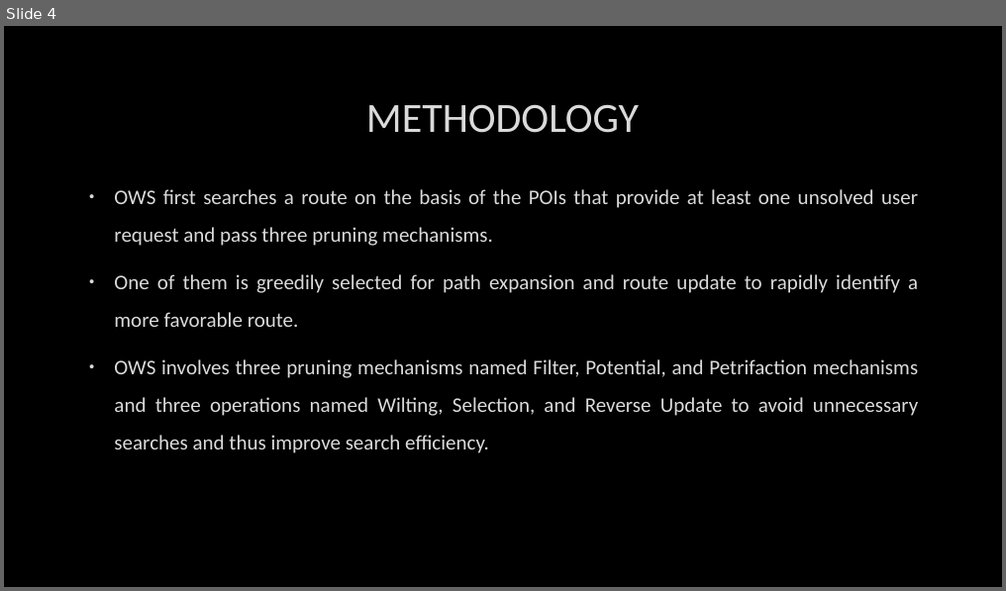
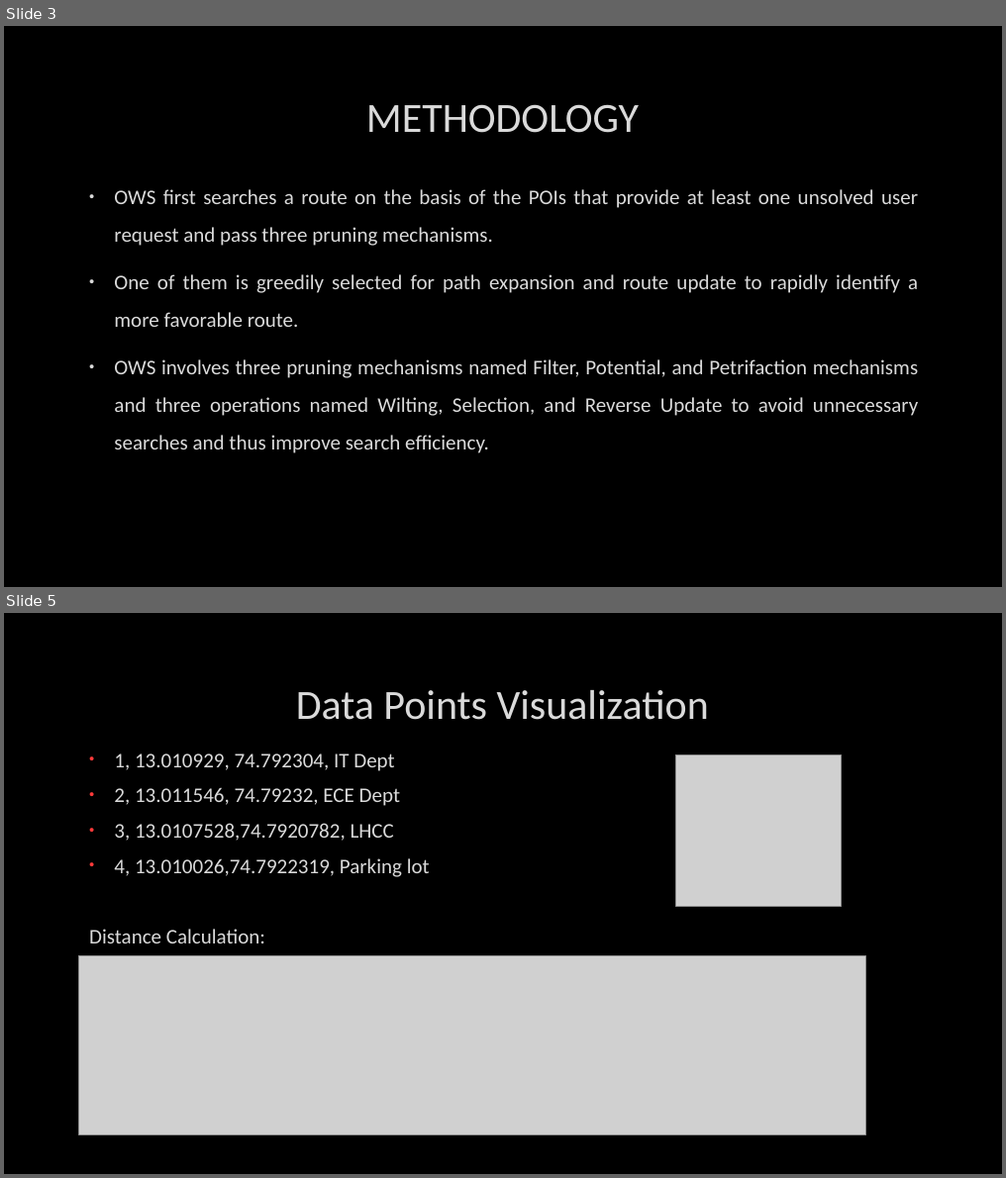
Before and after one commit to saketh-r0ck/Lab-Repository, a slide deck: Project/Algo/Advance algo project proposal.pptx. Shown one above the other, each under a label of ours: slide 4 before the commit, slides 3 and 5 after it; the slides between them are not shown. The pictures are 1006x591 and 1006x1178 pixels, drawn with LibreOffice and Linux fonts; fonts in the diff are those of the drawing; grey boxes stand for pictures; background and template pictures are left out. Boxes give left, top, right and bottom in pixels: in the first picture for what was removed or moved away, otherwise in the second. Text is boxed around its words. In the diff, an @@ line names an element or a change of style, - is before the commit and + after.

```diff
--- a/Project/Algo/Advance algo project proposal.pptx
+++ b/Project/Algo/Advance algo project proposal.pptx
@@ slide 5 added at (4,613,1002,1174), background picture (left out) @@
@@ title added at (296,690,709,720), 40 pt, text #DADADA @@
+Data Points Visualization
@@ text added at (89,754,430,944), 20 pt, text #DADADA @@
+• 1, 13.010929, 74.792304, IT Dept
+• 2, 13.011546, 74.79232, ECE Dept
+• 3, 13.0107528,74.7920782, LHCC
+• 4, 13.010026,74.7922319, Parking lot
+Distance Calculation:
@@ picture added at (676,755,841,906) @@
@@ picture added at (79,956,865,1136) @@
@@ what was slide 4 is now slide 3 @@
```
Also in this commit, not shown: 2 slides changed, 2 other slides added, 3 slides removed, 3 other files.
